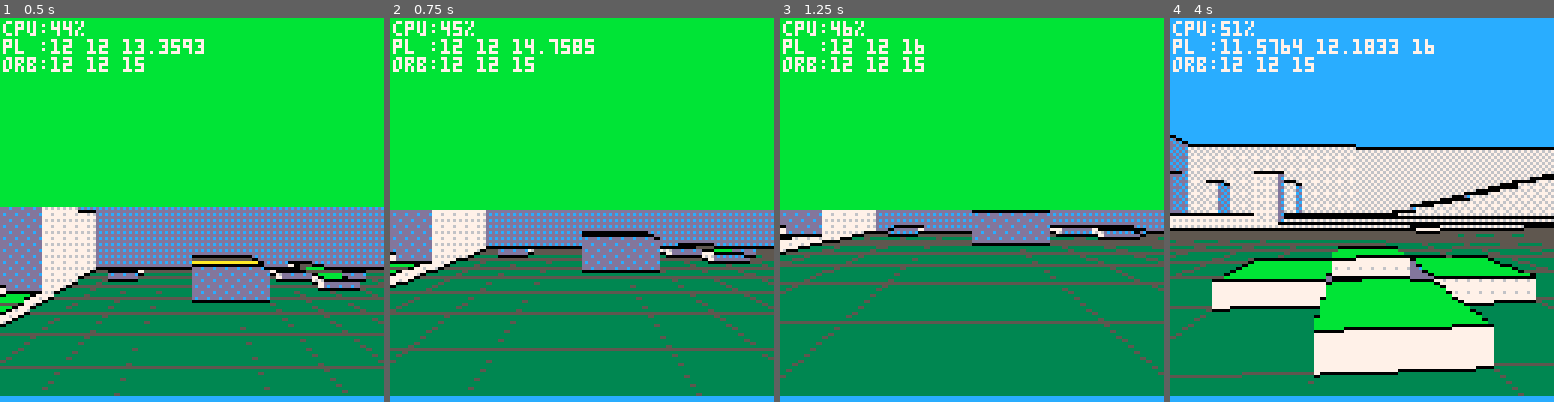
Above: before the commit, frames 1-4 (left to right).
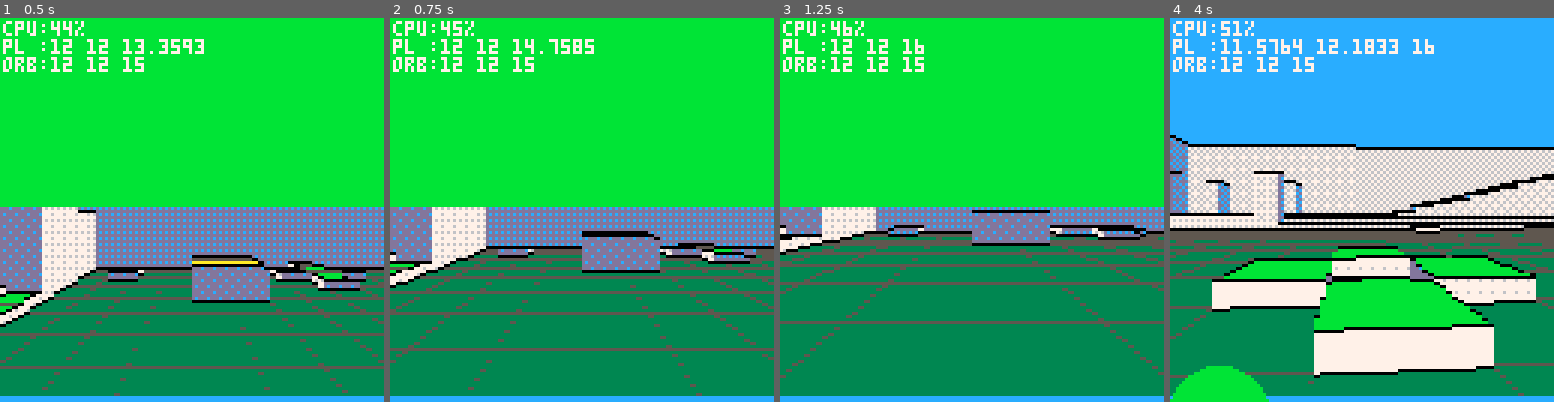
Above: after the commit, the same moments.

Repository: paloblanco/sallyneptune
Game: PICO-8 cartridge cast.p8
Same seed, same stepped clock (60 frames per second), same inputs: the game is played once before the commit and once after it.
Inputs:
- Up to frame 1 (0.5 s): tap X (X key) at 0.33 s
- Up to frame 2 (0.75 s): tap O (Z key) at 0.7 s
- Up to frame 3 (1.25 s): tap X (X key) at 1.07 s
- Up to frame 4 (4 s): hold Right 1.6-2.1 s; tap O (Z key) every 0.4 s from 1.7 to 3.7 s; tap X (X key) at 1.85, 2.97 s; hold Up 2.15-2.42 s; hold Right 2.47-3.03 s; hold Left 3.08-3.58 s; hold Down 3.63-3.97 s

Frame 1 is identical in both runs. In frame 2, 0.8% of the frame differs, in the area x 0-100%, y 49-50%; in frame 3, 0.8%; in frame 4, 1.8%, in the area x 0-26%, y 90-100%.

Commit message:
sphere drawing in right place

Diff:
--- a/actor.lua
+++ b/actor.lua
@@ -9,12 +9,12 @@
 function actor:draw_simple(x,y,z,dir) -- needs view plane and player x,y,z,dir
     local dx = self.x-x
     local dy = self.y-y
-    local dz = self.z-(z+1.5)
+    local dz = self.z-(z-1.5)
     local ang = atan2(dx,dy)
     local rel_ang = ang-dir -- angle of object off player angle
     if (abs(rel_ang) > fov/2) return -- escape function if not in fov
     local dist = sqrt((dx)^2 + (dy)^2)
-    local sx = (rel_ang*2/fov)*64+64
+    local sx = (-rel_ang*2/fov)*64+64
     local sy = (dz*64/dist)+64
     circfill(sx,sy,self.vwidth/dist,11)
 end
